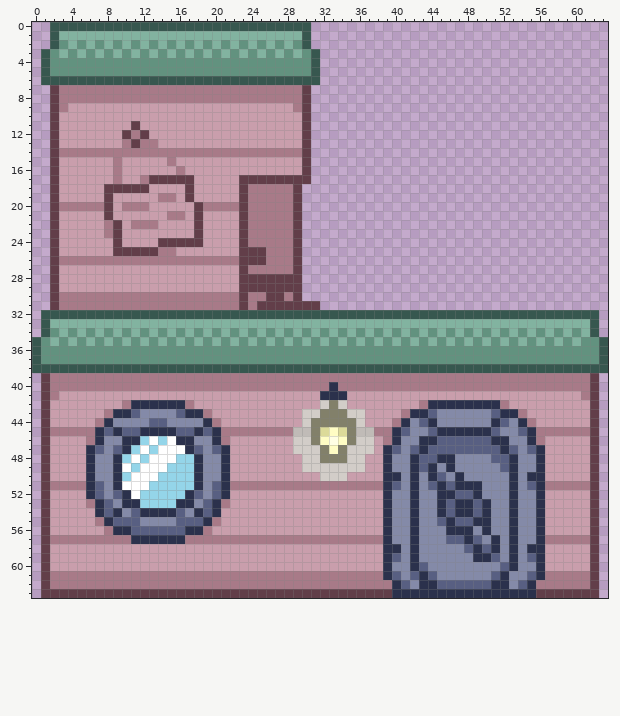
File history of a pixel-art sprite, assets/Houses/house_2x2_UR_a.png. The picture above is the old version.
The file is 64x64 pixels.
New version:
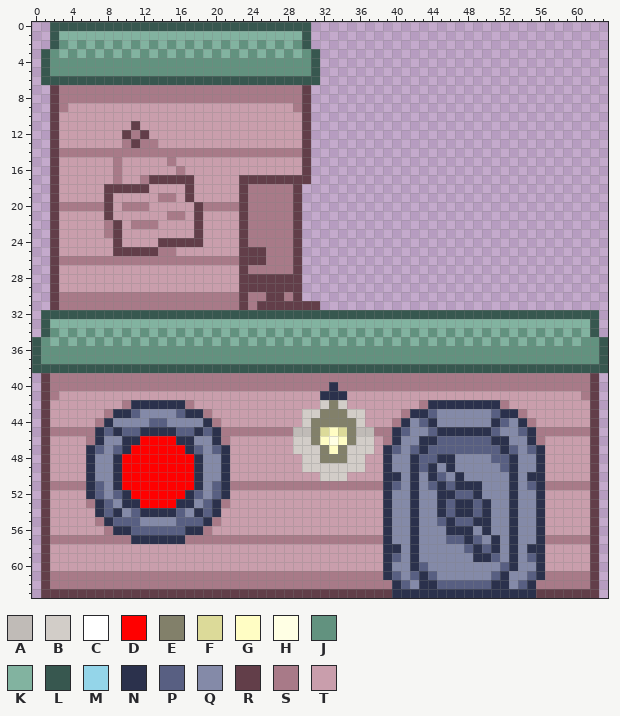
Palette (. is transparent): A #c0bbb7  B #d2cdc8  C #ffffff  D #ff0000  E #82806a  F #dcda99  G #fffdc4  H #ffffe4  J #62927f  K #82b3a0  L #37574f  M #94d5e9  N #2b314c  P #585f82  Q #848aa8  R #623e49  S #a87a88  T #c99eac
Author's note on the commit: updated house graphics to use day/night windows
The exact change:
@@ x 8..19 @@
 45 PNPPNNNNPPNP
-46 QQNNMCMCNNQQ
-47 QPNMCMCCCNPQ
-48 QNMCMCCCMMNQ
-49 QNCMCCCMMMNQ
-50 QNMCCCMMMMNQ
-51 QNCCCMMMMMNQ
-52 QPNCMMMMMNPQ
-53 PQNNMMMMNNQP
+46 QQNNDDDDNNQQ
+47 QPNDDDDDDNPQ
+48 QNDDDDDDDDNQ
+49 QNDDDDDDDDNQ
+50 QNDDDDDDDDNQ
+51 QNDDDDDDDDNQ
+52 QPNDDDDDDNPQ
+53 PQNNDDDDNNQP
 54 PNQPNNNNPQNP
Pixel boxes of the changes (left, top, right, bottom) in both pictures:
changed: (122, 436, 194, 508)
